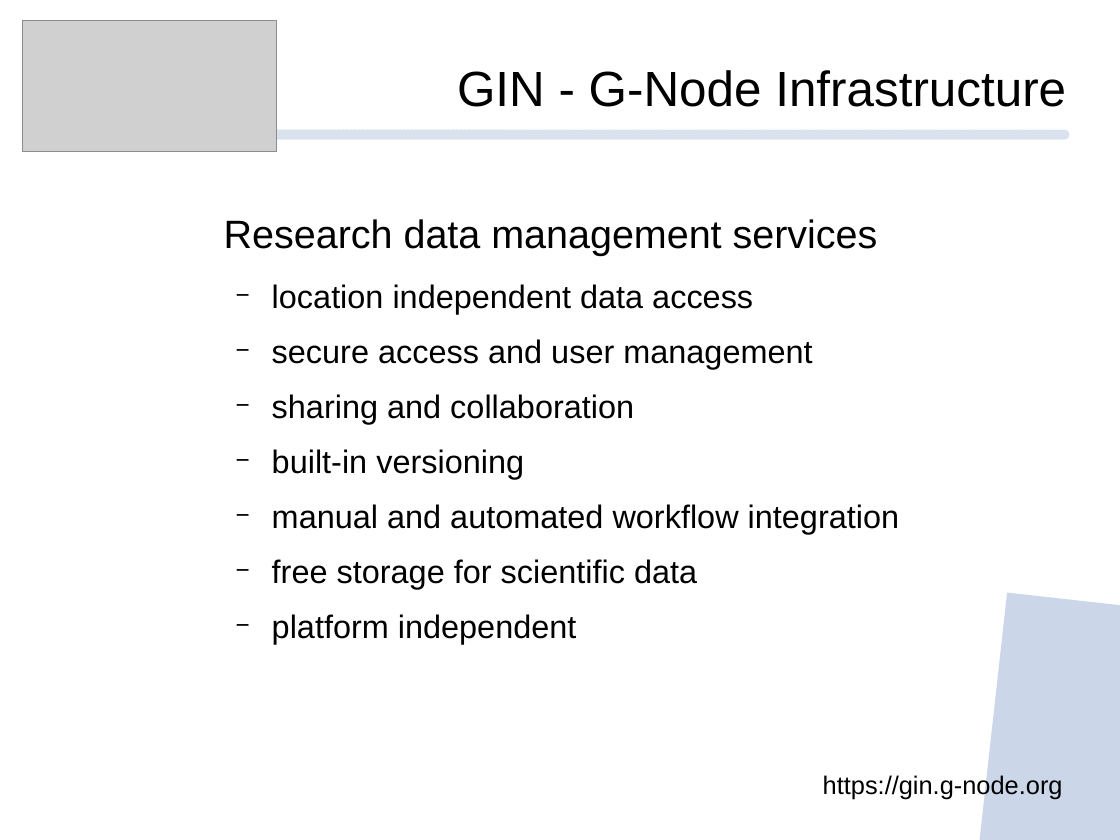
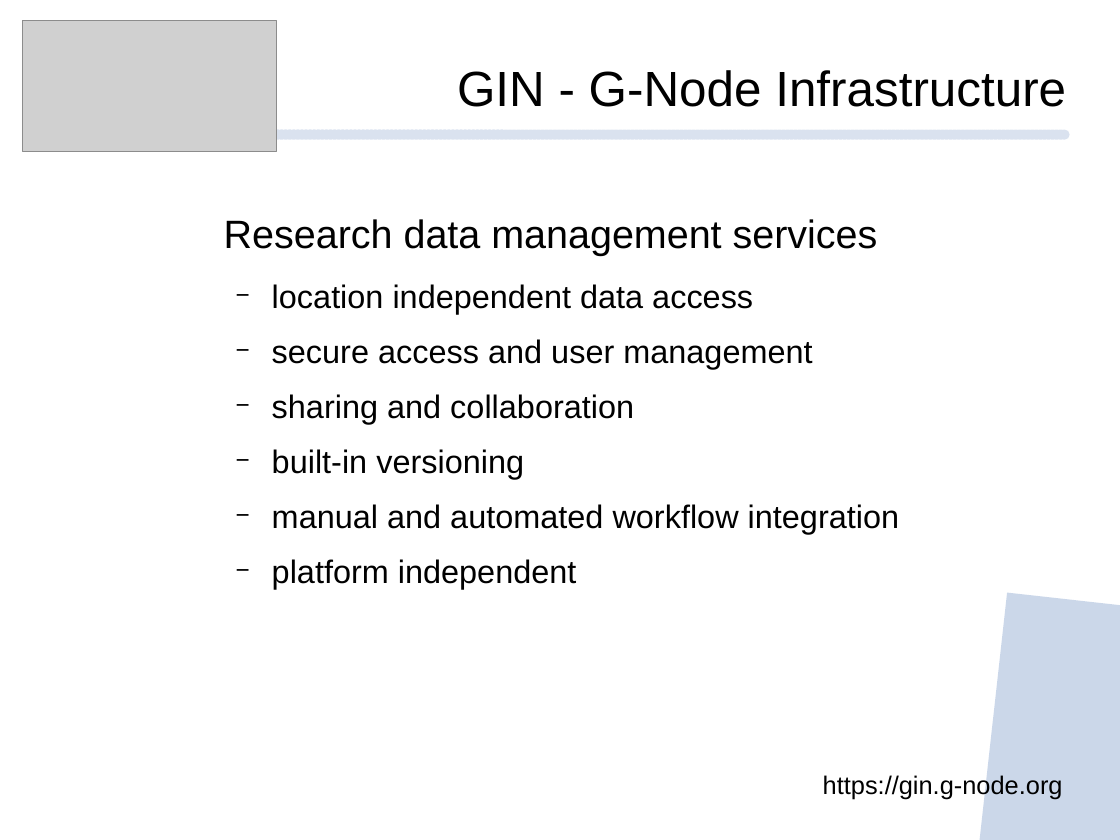
Before and after one commit to mpsonntag/prespost, a slide deck: slide 5 of 202209_INCF_online/202209_INCF_Online_GIN.odp (slide 3 before the commit). Drawn at 1120x840 pixels with LibreOffice and Linux fonts; fonts in the diff are those of the drawing; grey boxes stand for pictures; background and template pictures are left out. Boxes give left, top, right and bottom in pixels: in the first picture for what was removed or moved away, otherwise in the second. Text is boxed around its words. In the diff, an @@ line names an element or a change of style, - is before the commit and + after.

```diff
--- a/202209_INCF_online/202209_INCF_Online_GIN.odp
+++ b/202209_INCF_online/202209_INCF_Online_GIN.odp
@@ text at <box>272,559,697,589</box>: paragraph removed @@
-  − free storage for scientific data
```
Also in this commit, not shown: 1 other slide changed, 1 slide added, 1 slide removed.
